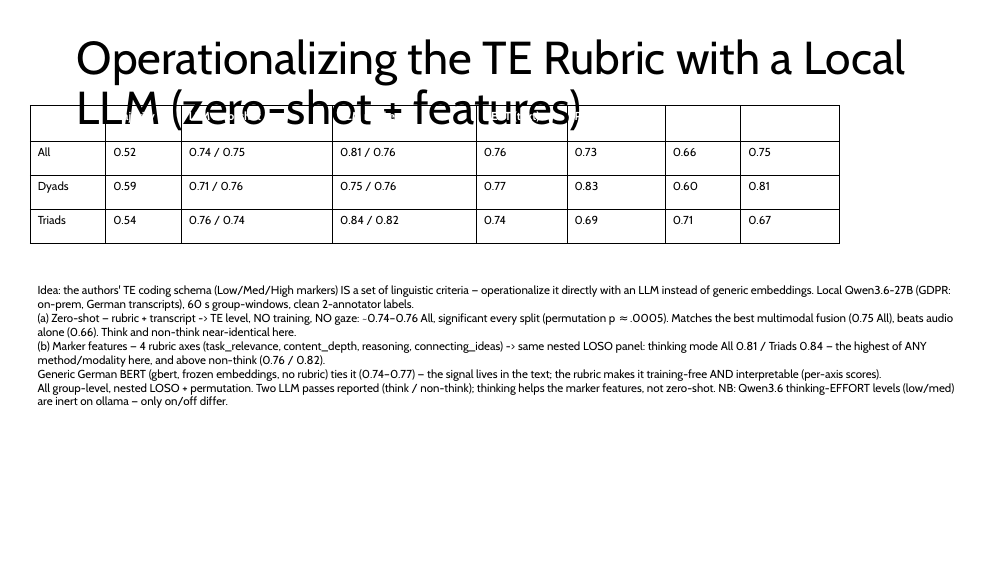
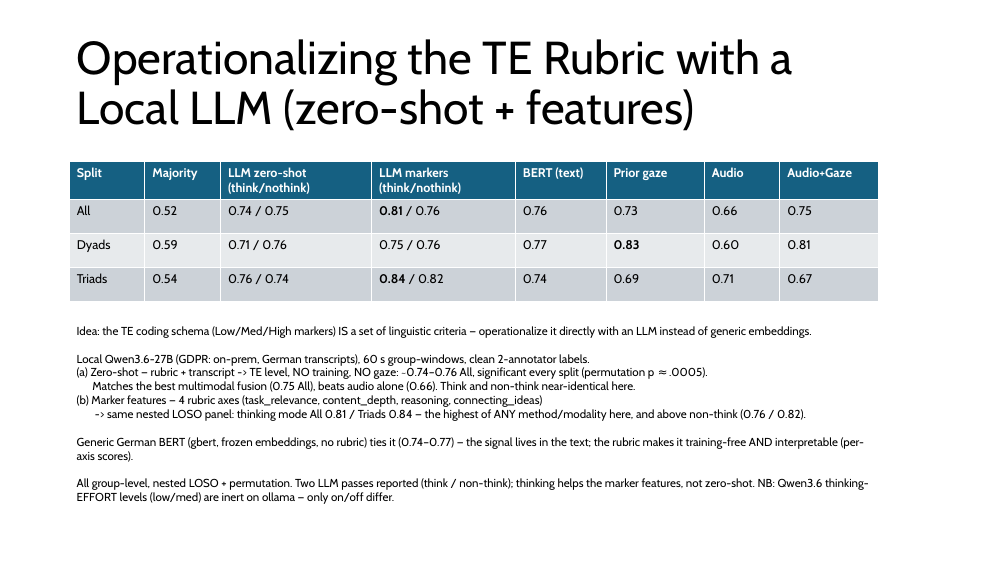
Before and after one commit to carlotes247/vilearn_ml, a slide deck: slide 22 of discover/2026_March_ViLearn_Planning.pptx (slide 26 before the commit). Drawn at 1008x567 pixels with LibreOffice and Linux fonts; fonts in the diff are those of the drawing. Boxes give left, top, right and bottom in pixels: in the first picture for what was removed or moved away, otherwise in the second. Text is boxed around its words. In the diff, an @@ line names an element or a change of style, - is before the commit and + after.

```diff
--- a/discover/2026_March_ViLearn_Planning.pptx
+++ b/discover/2026_March_ViLearn_Planning.pptx
@@ title "Operationalizing the TE Rubric with ..." rewrapped from <box>77,39,905,135</box> to <box>77,39,793,131</box> @@
@@ table at <box>70,161,879,301</box> @@
@@ fill #E8EAED to #E7EAEC in row 3 @@
@@ size 11 to 12 pt @@
@@ bold on in "0.81", "0.83", "0.84" @@
@@ borders changed @@
@@ table: place and size @@
-table at <box>30,106,839,329</box>
+table at <box>70,161,879,301</box>
@@ text "Idea: the TE coding schema ...": place and size @@
-text "Idea: the TE coding schema ..." at <box>38,285,954,408</box>
+text "Idea: the TE coding schema ..." at <box>77,326,869,504</box>
@@ text at <box>77,326,812,366</box>: text changed @@
-Idea: the authors' TE coding schema (Low/Med/High markers) IS a set of linguistic criteria — operationalize it directly with an LLM instead of generic embeddings. Local Qwen3.6-27B (GDPR: on-prem, German transcripts), 60 s group-windows, clean 2-annotator labels.
+Idea: the TE coding schema (Low/Med/High markers) IS a set of linguistic criteria — operationalize it directly with an LLM instead of generic embeddings.
+Local Qwen3.6-27B (GDPR: on-prem, German transcripts), 60 s group-windows, clean 2-annotator labels.
```
Also in this commit, not shown: 6 other slides changed, 12 slides added, 14 slides removed, 8 other files.
